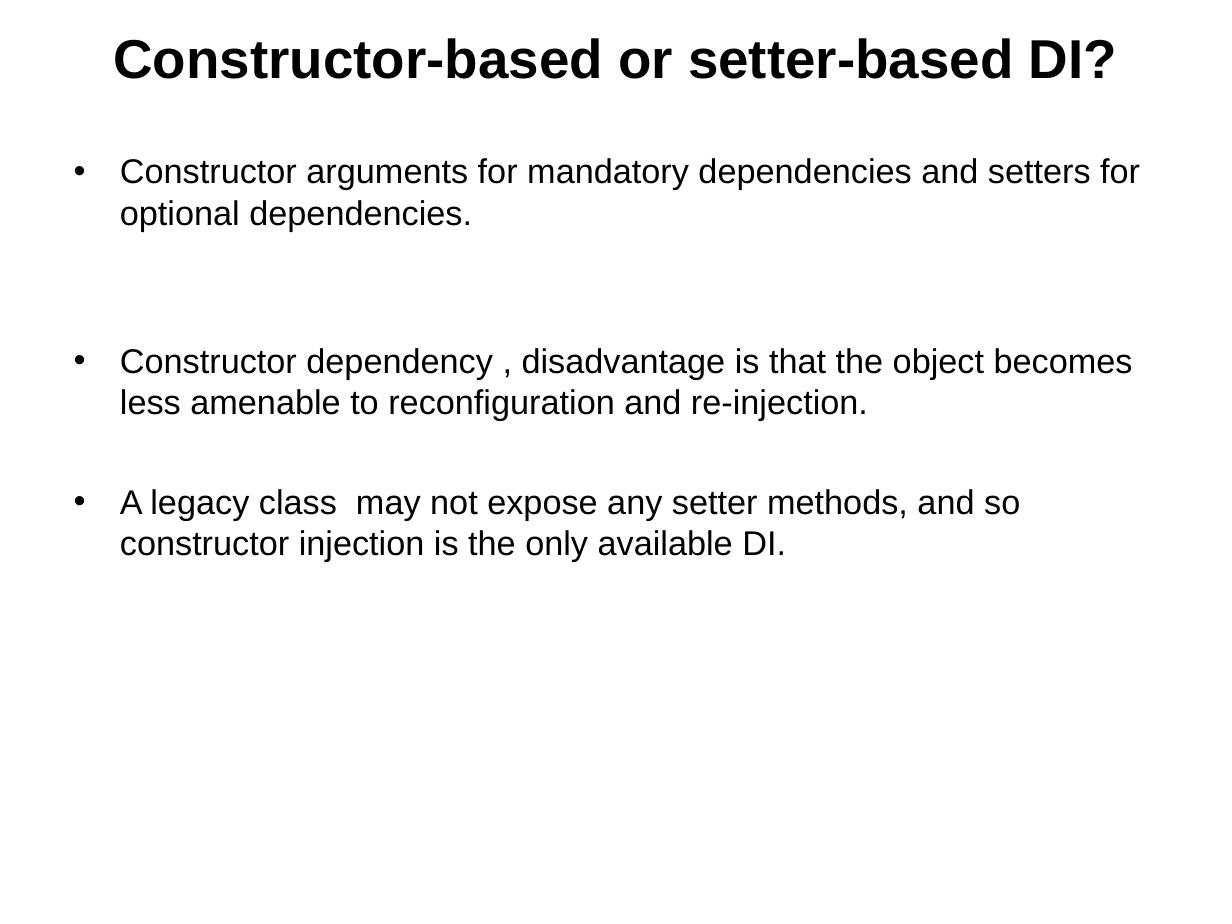
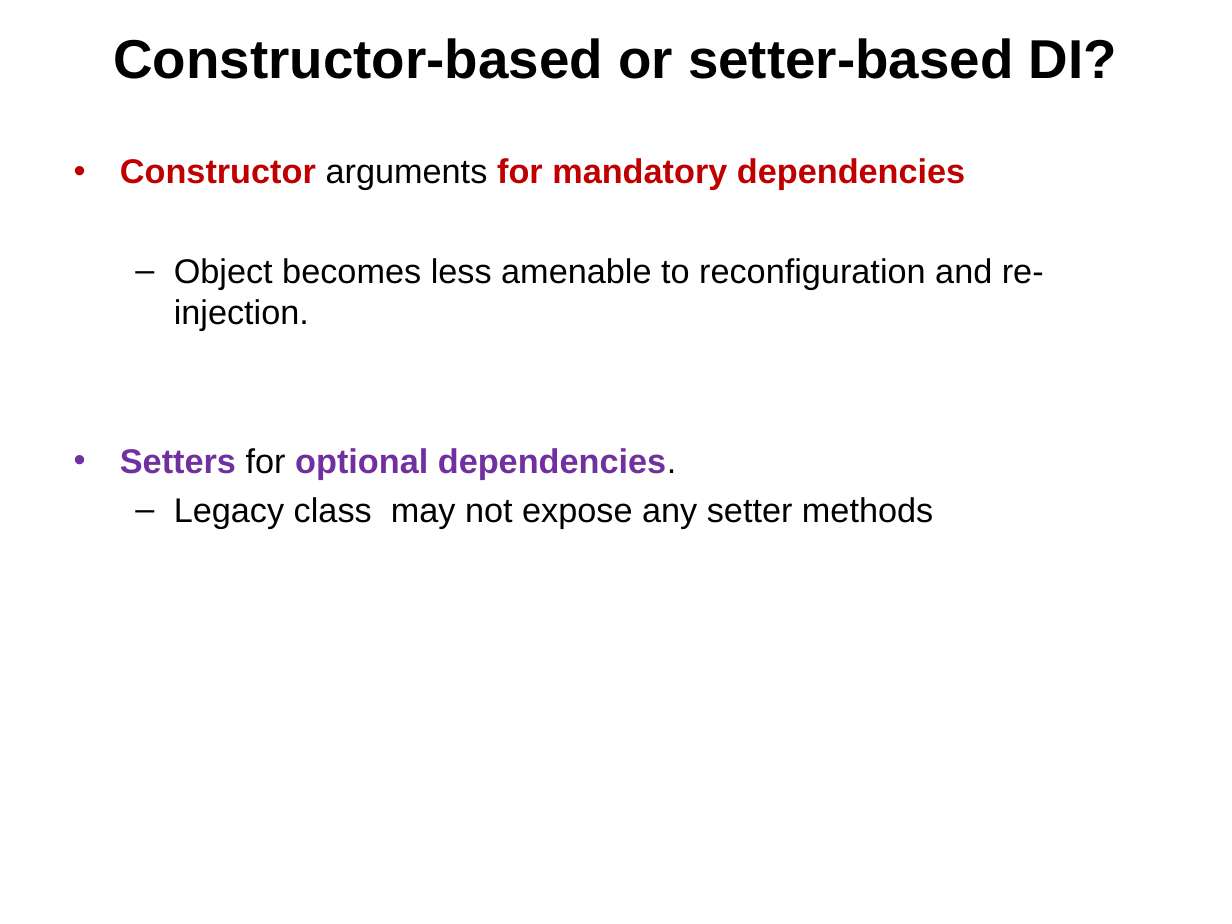
Before and after one commit to vatsank/spring_presentations, a slide deck: slide 27 of SpringBoot_Module1_Ver01.ppt (slide 29 before the commit). Drawn at 1232x924 pixels with LibreOffice and Linux fonts; fonts in the diff are those of the drawing; background and template pictures are left out. Boxes give left, top, right and bottom in pixels: in the first picture for what was removed or moved away, otherwise in the second. Text is boxed around its words. In the diff, an @@ line names an element or a change of style, - is before the commit and + after.

```diff
--- a/SpringBoot_Module1_Ver01.ppt
+++ b/SpringBoot_Module1_Ver01.ppt
@@ text at (120, 158, 1044, 529): text changed @@
-• Constructor arguments for mandatory dependencies and setters for optional dependencies.
-• Constructor dependency , disadvantage is that the object becomes less amenable to reconfiguration and re-injection.
-• A legacy class may not expose any setter methods, and so constructor injection is the only available DI.
+• Constructor arguments for mandatory dependencies
+  – Object becomes less amenable to reconfiguration and re-injection.
+• Setters for optional dependencies.
+  – Legacy class may not expose any setter methods
```
Also in this commit, not shown: 31 other slides changed, 13 slides added, 24 slides removed.
